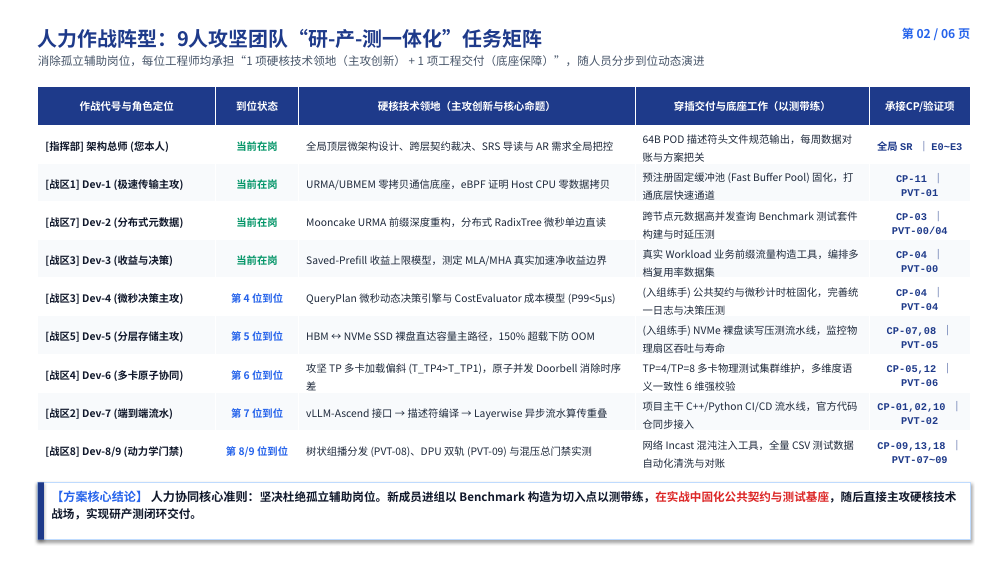
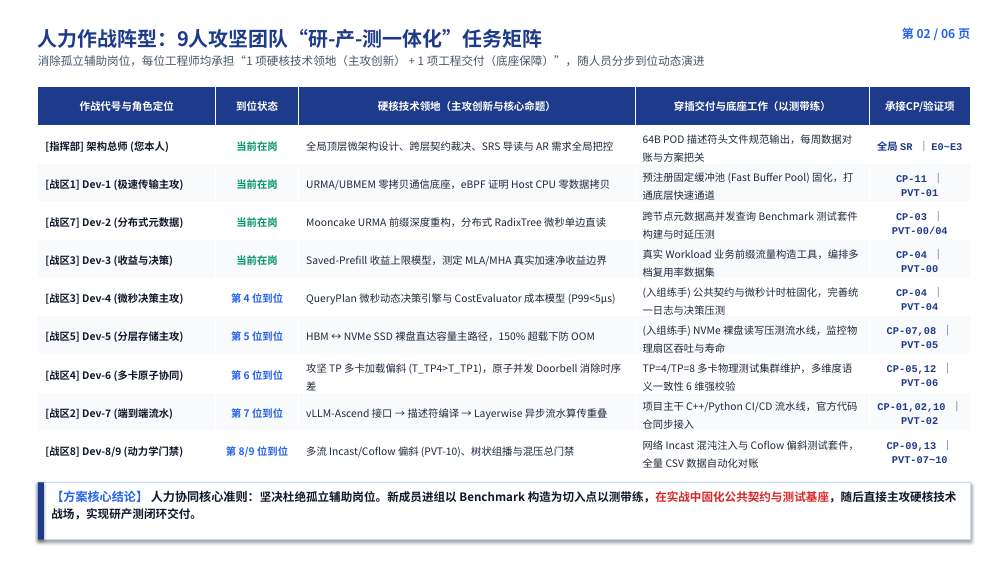
Before and after one commit to stonetree/reports, a slide deck: slide 2 of kvcache/unified_kv_memory/提前验证方案设计/验证计划方案设计/开发人员串讲PPT/统一异构KVCache存储池_项目实施作战指导_20260825.pptx. Drawn at 1008x567 pixels with LibreOffice and Linux fonts; fonts in the diff are those of the drawing. Boxes give left, top, right and bottom in pixels: in the first picture for what was removed or moved away, otherwise in the second. Text is boxed around its words. In the diff, an @@ line names an element or a change of style, - is before the commit and + after.

```diff
--- a/kvcache/unified_kv_memory/提前验证方案设计/验证计划方案设计/开发人员串讲PPT/统一异构KVCache存储池_项目实施作战指导_20260825.pptx
+++ b/kvcache/unified_kv_memory/提前验证方案设计/验证计划方案设计/开发人员串讲PPT/统一异构KVCache存储池_项目实施作战指导_20260825.pptx
@@ table at (x1=38, y1=87, x2=970, y2=472) @@
-row 10: [战区8] Dev-8/9 (动力学门禁) | 第 8/9 位到位 | 树状组播分发 (PVT-08)、DPU 双轨 (PVT-09) 与混压总门禁实测 | 网络 Incast 混沌注入工具，全量 CSV 测试数据自动化清洗与对账 | CP-09,13,18 ｜ PVT-07~09
+row 10: [战区8] Dev-8/9 (动力学门禁) | 第 8/9 位到位 | 多流 Incast/Coflow 偏斜 (PVT-10)、树状组播与混压总门禁 | 网络 Incast 混沌注入与 Coflow 偏斜测试套件，全量 CSV 数据自动化对账 | CP-09,13 ｜ PVT-07~10
```
Also in this commit, not shown: 5 other slides changed, 4 other files.
